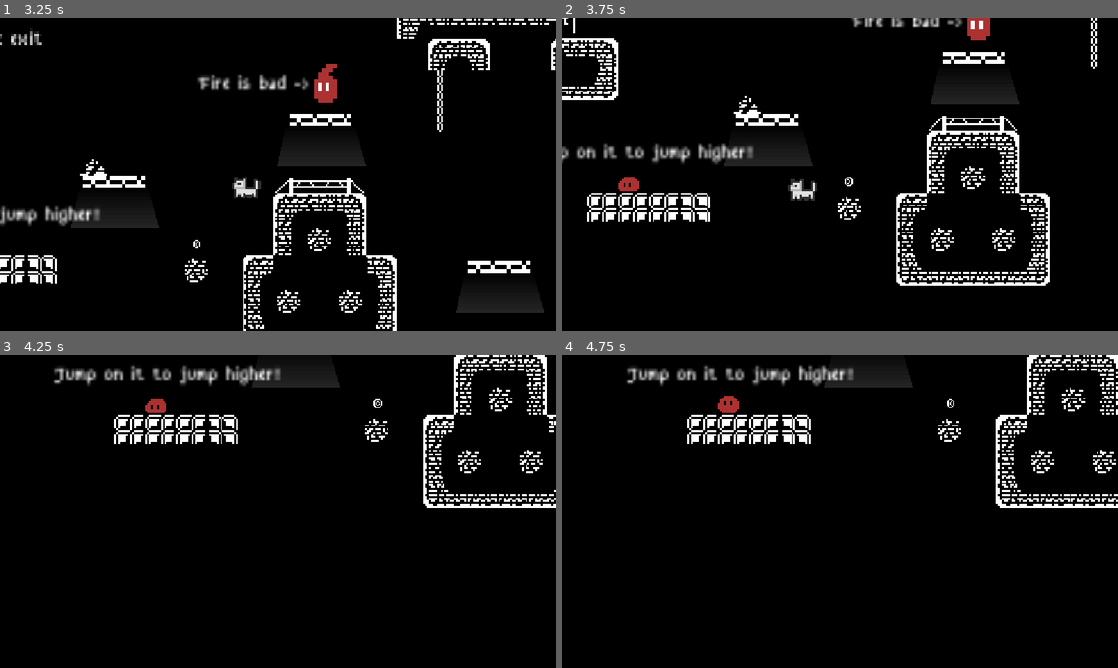
Above: before the commit, frames 1-4 (two rows, left to right).
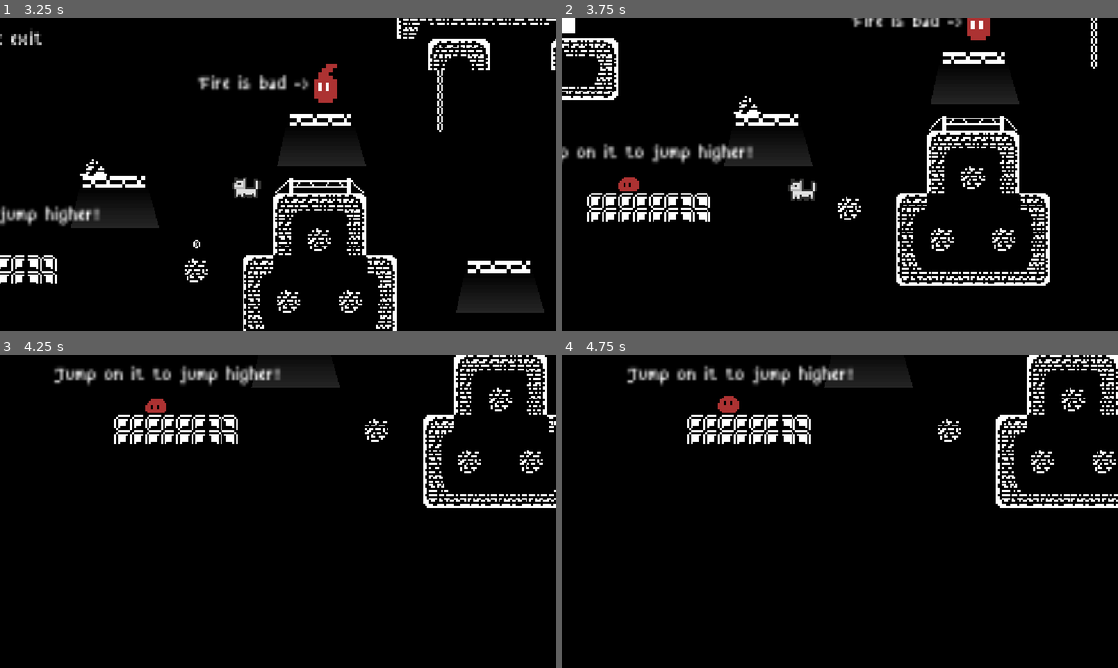
Above: after the commit, the same moments.

Repository: tanu-loga/haven-tanu
Game: Godot game, scene res://scenes/game.tscn
Two runs of this game, one before a commit and one after it. Both use one fixed random seed, a clock stepped at 60 frames per second and the inputs below.
Inputs:
- Up to frame 1 (3.25 s): hold D (right) 0.53-2.03 s; tap W (jump) at 0.77, 1.52, 3.02 s; hold A (left) from 2.03 s (still down)
- Up to frame 2 (3.75 s): keep holding A (left)
- Up to frame 3 (4.25 s): keep holding A (left); tap W (jump) at 3.77 s
- Up to frame 4 (4.75 s): release A (left) at 4.28 s; hold D (right) from 4.28 s (still down); tap W (jump) at 4.52 s

Frame 1 is identical in both runs. In frame 2, 0.1% of the frame differs, in the area x 0-53%, y 0-54%; in frame 3, less than 0.1%; in frame 4, less than 0.1%.
Error before the commit: Parse Error: Unexpected "if" in class body. (res://scripts/game_manager.gd:10)

Commit message:
exported!

Diff:
--- a/scripts/game_manager.gd
+++ b/scripts/game_manager.gd
@@ -6,5 +6,3 @@
 func add_point():
 	score += 1
 	score_label.text = "You need %s more coin to unlock exit" % (5 - score)
-
-if a
Not shown, added: export_presets.cfg
